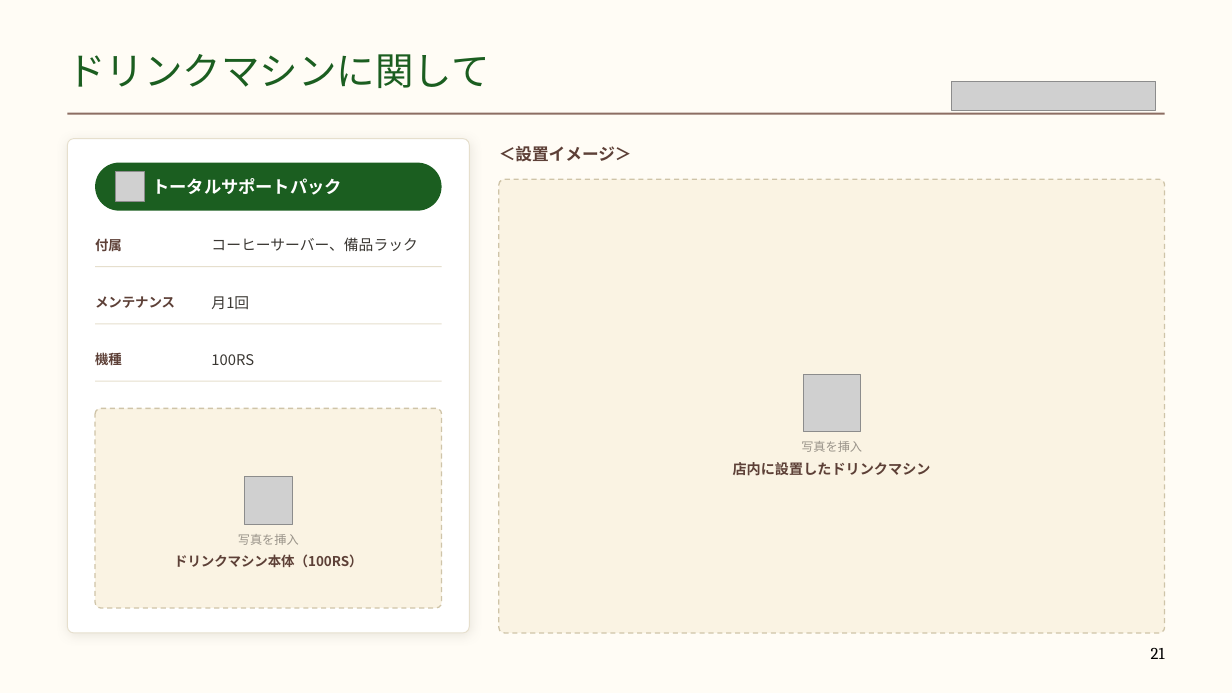
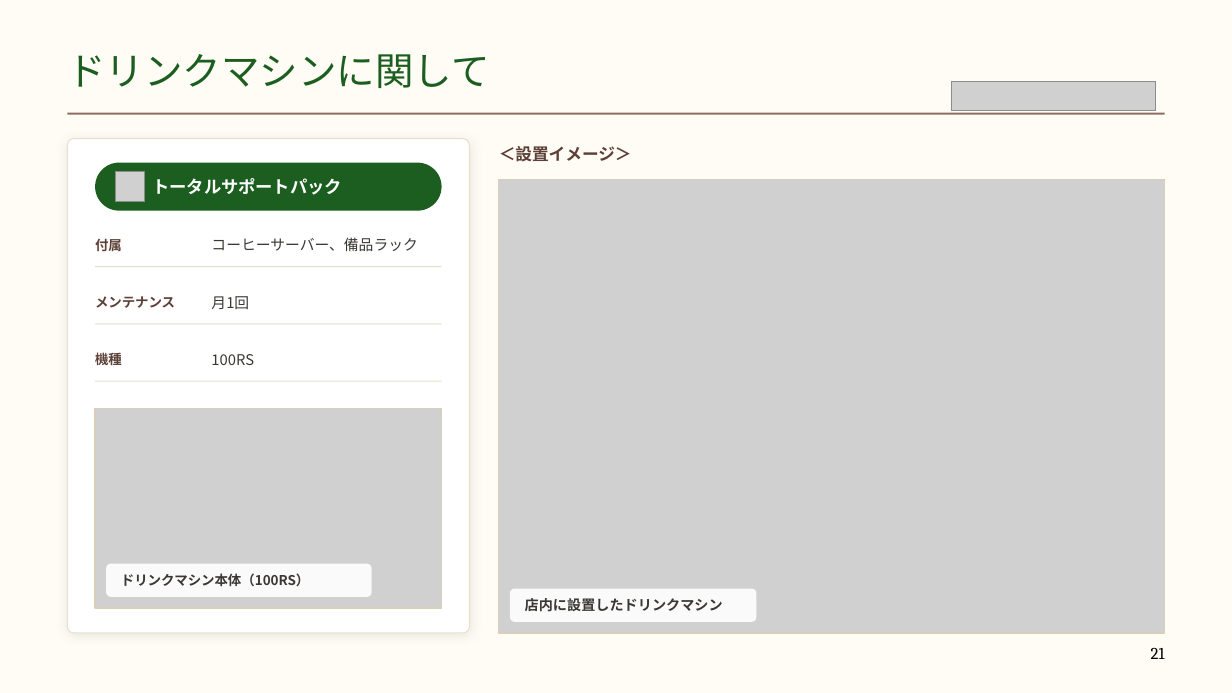
Before and after one commit to a5408071-cmd/suzuki-ceo, a slide deck: slide 21 of selfcafe-fc-deck/selfcafe-fc-deck.pptx. Drawn at 1232x693 pixels with LibreOffice and Linux fonts; fonts in the diff are those of the drawing; grey boxes stand for pictures. Boxes give left, top, right and bottom in pixels: in the first picture for what was removed or moved away, otherwise in the second. Text is boxed around its words. In the diff, an @@ line names an element or a change of style, - is before the commit and + after.

```diff
--- a/selfcafe-fc-deck/selfcafe-fc-deck.pptx
+++ b/selfcafe-fc-deck/selfcafe-fc-deck.pptx
@@ rounded rectangle removed at box(499, 179, 1165, 633) @@
@@ picture added at box(499, 179, 1165, 633) @@
@@ rectangle added at box(499, 179, 1165, 633), outline #D8CFBB 1 pt @@
@@ picture removed at box(803, 374, 860, 432) @@
@@ rounded rectangle removed at box(95, 409, 442, 608) @@
@@ picture added at box(95, 409, 442, 608) @@
@@ rectangle added at box(95, 409, 442, 608), outline #D8CFBB 1 pt @@
@@ text removed at box(801, 441, 862, 452) @@
-写真を挿入
@@ picture removed at box(244, 477, 292, 525) @@
@@ text removed at box(238, 534, 299, 545) @@
-写真を挿入
@@ rounded rectangle added at box(106, 564, 372, 597), fill #FFFFFF at 90% opacity @@
@@ text "ドリンクマシン本体（100RS）": place and size @@
-text "ドリンクマシン本体（100RS）" at box(174, 554, 362, 567)
+text "ドリンクマシン本体（100RS）" at box(121, 573, 309, 587)
@@ text "ドリンクマシン本体（100RS）" at box(121, 573, 309, 587): text colour #5D4037 to #3B3833; alignment centre to left; line spacing 1.15 to 1; vertical alignment top to middle @@
@@ rounded rectangle added at box(510, 589, 757, 622), fill #FFFFFF at 90% opacity @@
@@ text "店内に設置したドリンクマシン" at box(525, 598, 723, 612): text colour #5D4037 to #3B3833; alignment centre to left; line spacing 1.15 to 1; vertical alignment top to middle @@
@@ text "店内に設置したドリンクマシン": place and size @@
-text "店内に設置したドリンクマシン" at box(733, 462, 931, 476)
+text "店内に設置したドリンクマシン" at box(525, 598, 723, 612)
```
Also in this commit, not shown: 7 other slides changed, 22 other files.
